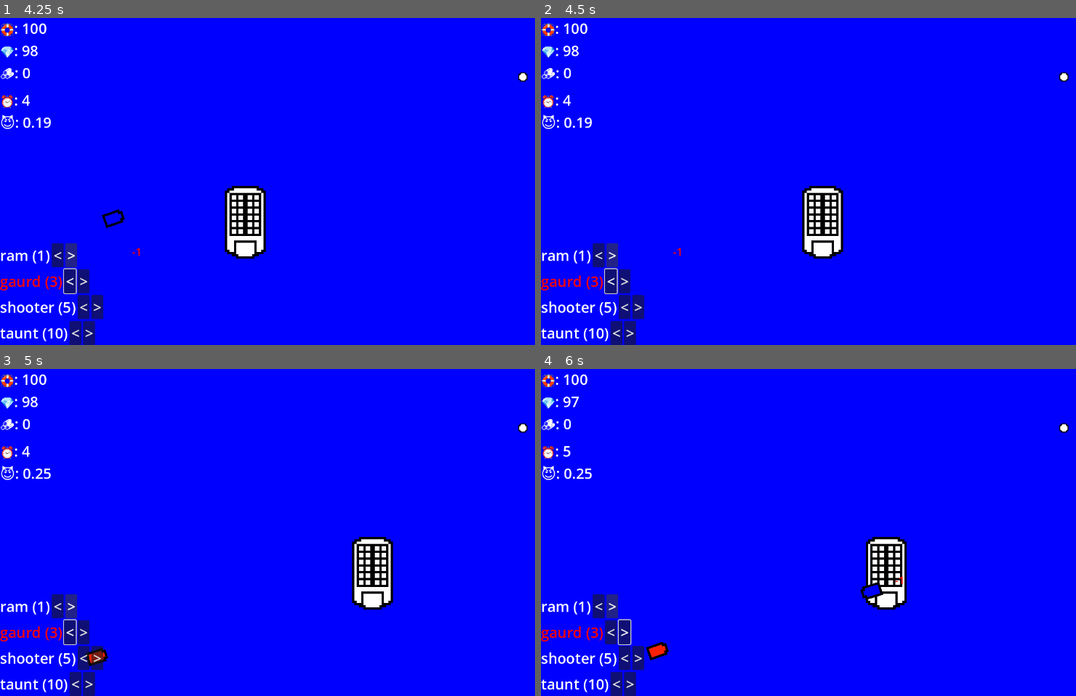
Above: before the commit, frames 1-4 (two rows, left to right).
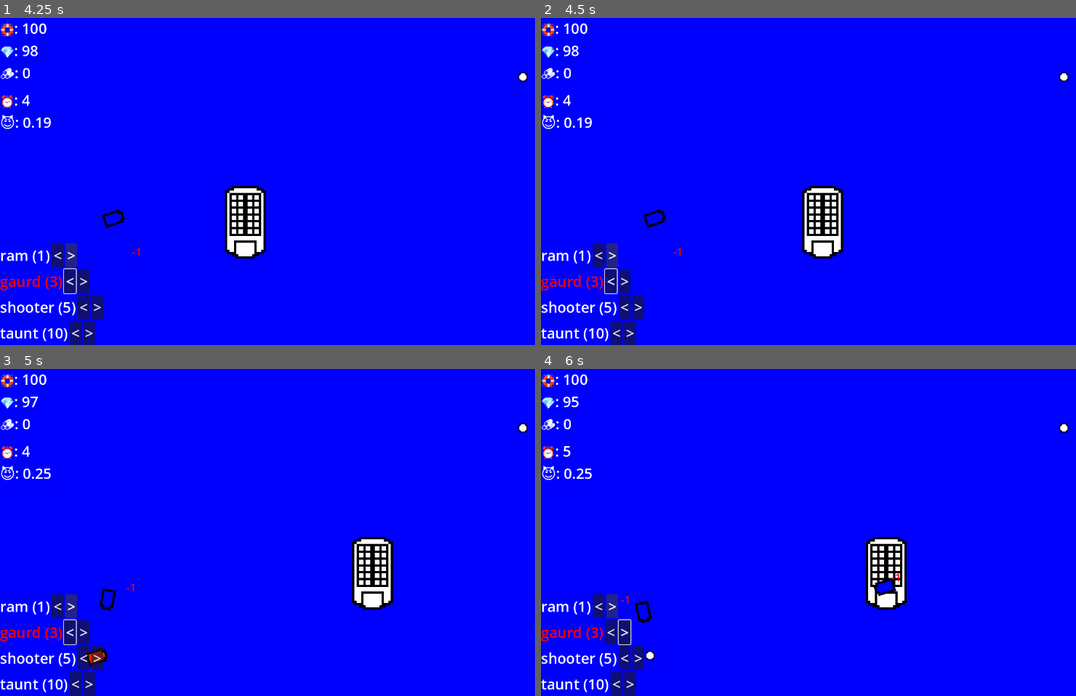
Above: after the commit, the same moments.

Repository: JoeyShapiro/ContainerCaptain
Game: Godot game, scene res://main.tscn
The game is run twice, just before and just after one commit, with the same random seed, the same clock (stepped at 60 frames per second) and the same inputs.
Inputs:
- Up to frame 1 (4.25 s): click "New Game" at 0.5 s; click "<" at 1.25 s; click ">" at 2 s; hold D (move_right) 2.78-3.53 s; hold Down (menu_down) from 3.53 s (still down)
- Up to frame 2 (4.5 s): tap Enter at 4.25 s; release Down (menu_down) at 4.28 s; hold D (move_right) from 4.28 s (still down)
- Up to frame 3 (5 s): keep holding D (move_right)
- Up to frame 4 (6 s): release D (move_right) at 5.03 s; hold Right (menu_scale_up) 5.03-5.78 s; hold A (move_left) from 5.78 s (still down)

Frame 1 is identical in both runs. In frame 2, less than 0.1% of the frame differs, in the area x 19-24%, y 58-65%; in frame 3, 0.1%; in frame 4, 0.6%, in the area x 5-68%, y 8-90%.

Commit message:
added new drone type

Diff:
--- a/droneRam.tscn
+++ b/droneRam.tscn
@@ -18,9 +18,9 @@
 radius = 14.0
 height = 60.0
 
-[node name="CharacterBody2D" type="CharacterBody2D" groups=["drone"]]
-collision_layer = 4
-collision_mask = 5
+[node name="CharacterBody2D" type="CharacterBody2D" groups=["drone", "ram"]]
+collision_layer = 8
+collision_mask = 13
 script = ExtResource("1_3haql")
 metadata/_edit_group_ = true
 
--- /dev/null
+++ b/droneShooter.gd
@@ -0,0 +1,57 @@
+extends CharacterBody2D
+
+@export var path_to_player = '../Player'
+@export var bullet_scene : PackedScene
+var player
+
+@export var speed = 1
+@export var max_hull = 10
+@export var damage = 5
+@export var cost = 10
+var hull
+
+# Called when the node enters the scene tree for the first time.
+func _ready():
+	player = get_node(path_to_player) # seems bad, but eh
+	hull = max_hull
+	$TimerShoot.start()
+
+# Called every frame. 'delta' is the elapsed time since the previous frame.
+func _process(delta):
+	if hull <= 0:
+		on_destroy()
+
+func _physics_process(delta):
+	var collision_body = move_and_collide(velocity * delta)
+
+func on_hit(damage):
+	pass
+
+func on_destroy():
+	queue_free()
+
+func _on_timer_shoot_timeout():
+	var enemies = get_tree().get_nodes_in_group('enemy')
+
+	# find the nearest enemy
+	var nearest_enemy = null # dont need to solve this now
+	var nearest_mag = INF # so i dont have to do it everytime
+	for enemy in enemies:
+		var e_mag = position.distance_to(enemy.position)
+		if e_mag < nearest_mag:
+			nearest_enemy = enemy
+			nearest_mag = e_mag
+
+	# better than len(enemies)
+	if nearest_enemy:
+		var r = get_angle_to(enemies[0].position)
+		rotation = r
+
+		var bullet = bullet_scene.instantiate()
+		bullet.position = position
+		# dont care about rotation
+		bullet.direction = Vector2(cos(r), sin(r))
+		bullet.speed = 4
+		bullet.damage = damage
+
+		get_node('../').add_child(bullet)
--- /dev/null
+++ b/droneShooter.tscn
@@ -0,0 +1,41 @@
+[gd_scene load_steps=6 format=3 uid="uid://25jaf427ltu1"]
+
+[ext_resource type="Script" path="res://droneShooter.gd" id="1_rs580"]
+[ext_resource type="PackedScene" uid="uid://cibem5vqpeyps" path="res://bullet.tscn" id="2_im0c0"]
+[ext_resource type="Texture2D" uid="uid://k20yuhqicv6e" path="res://boat.png" id="2_l6k7e"]
+
+[sub_resource type="SpriteFrames" id="SpriteFrames_tqc1f"]
+animations = [{
+"frames": [{
+"duration": 1.0,
+"texture": ExtResource("2_l6k7e")
+}],
+"loop": true,
+"name": &"default",
+"speed": 5.0
+}]
+
+[sub_resource type="CapsuleShape2D" id="CapsuleShape2D_msnas"]
+radius = 14.0
+height = 60.0
+
+[node name="CharacterBody2D" type="CharacterBody2D" groups=["drone", "shooter"]]
+collision_layer = 8
+collision_mask = 13
+script = ExtResource("1_rs580")
+bullet_scene = ExtResource("2_im0c0")
+metadata/_edit_group_ = true
+
+[node name="AnimatedSprite2D" type="AnimatedSprite2D" parent="."]
+modulate = Color(0, 1, 0, 1)
+texture_filter = 1
+scale = Vector2(5, 5)
+sprite_frames = SubResource("SpriteFrames_tqc1f")
+
+[node name="CollisionShape2D" type="CollisionShape2D" parent="."]
+shape = SubResource("CapsuleShape2D_msnas")
+
+[node name="TimerShoot" type="Timer" parent="."]
+wait_time = 0.5
+
+[connection signal="timeout" from="TimerShoot" to="." method="_on_timer_shoot_timeout"]
--- a/main.gd
+++ b/main.gd
@@ -79,12 +79,12 @@
 	drone_options.append({
 		'type': 'shooter',
 		'rent': 5,
-		'scene': 'res://droneRam.tscn'
+		'scene': 'res://droneShooter.tscn'
 	})
 	drone_options.append({
 		'type': 'taunt',
 		'rent': 10,
-		'scene': 'res://droneRam.tscn'
+		'scene': 'res://droneTaunt.tscn'
 	})
 
 	$Hud.display_stats($Player.hull, $Player.gold, $Player.resources)
@@ -145,7 +145,7 @@
 	add_child(drone)
 
 func _on_hud_scale_down(drone_option):
-	var drones = get_tree().get_nodes_in_group('drone')
+	var drones = get_tree().get_nodes_in_group(drone_option['type'])
 	if len(drones) > 0:
 		drones[0].on_destroy()
 
